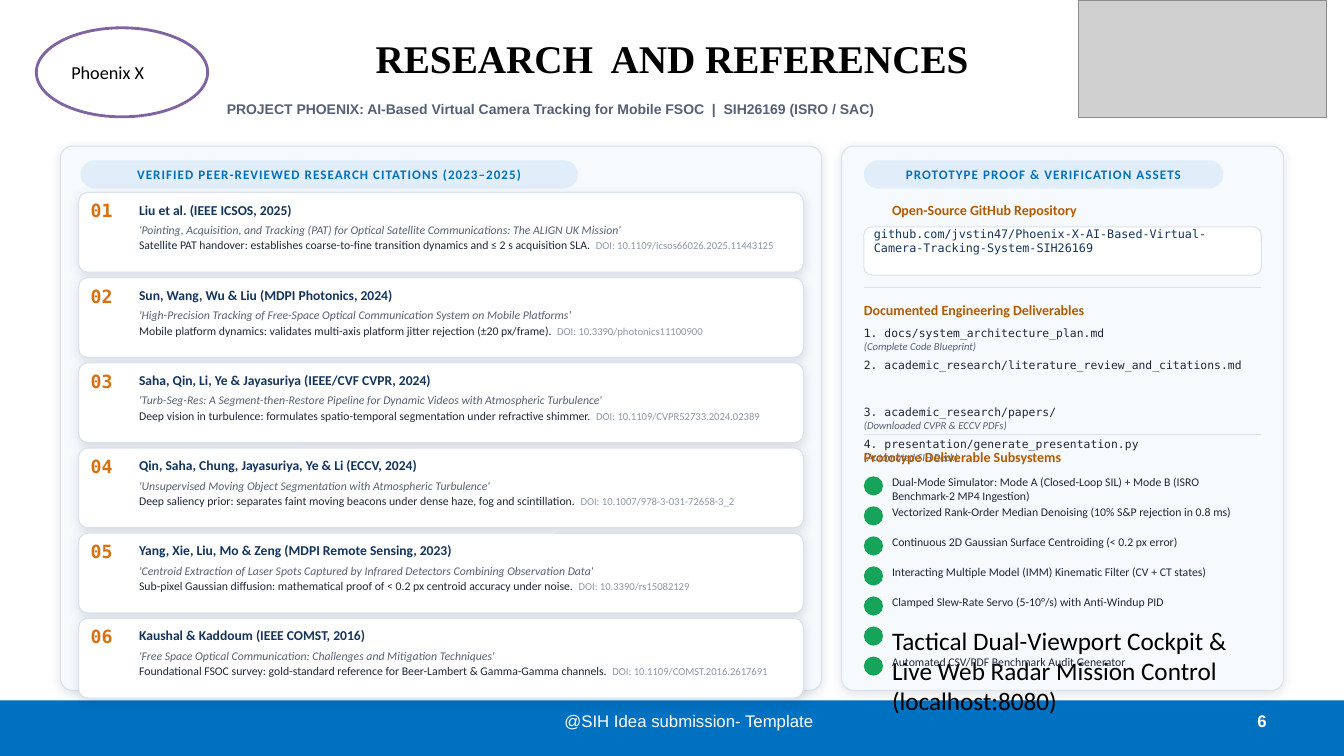
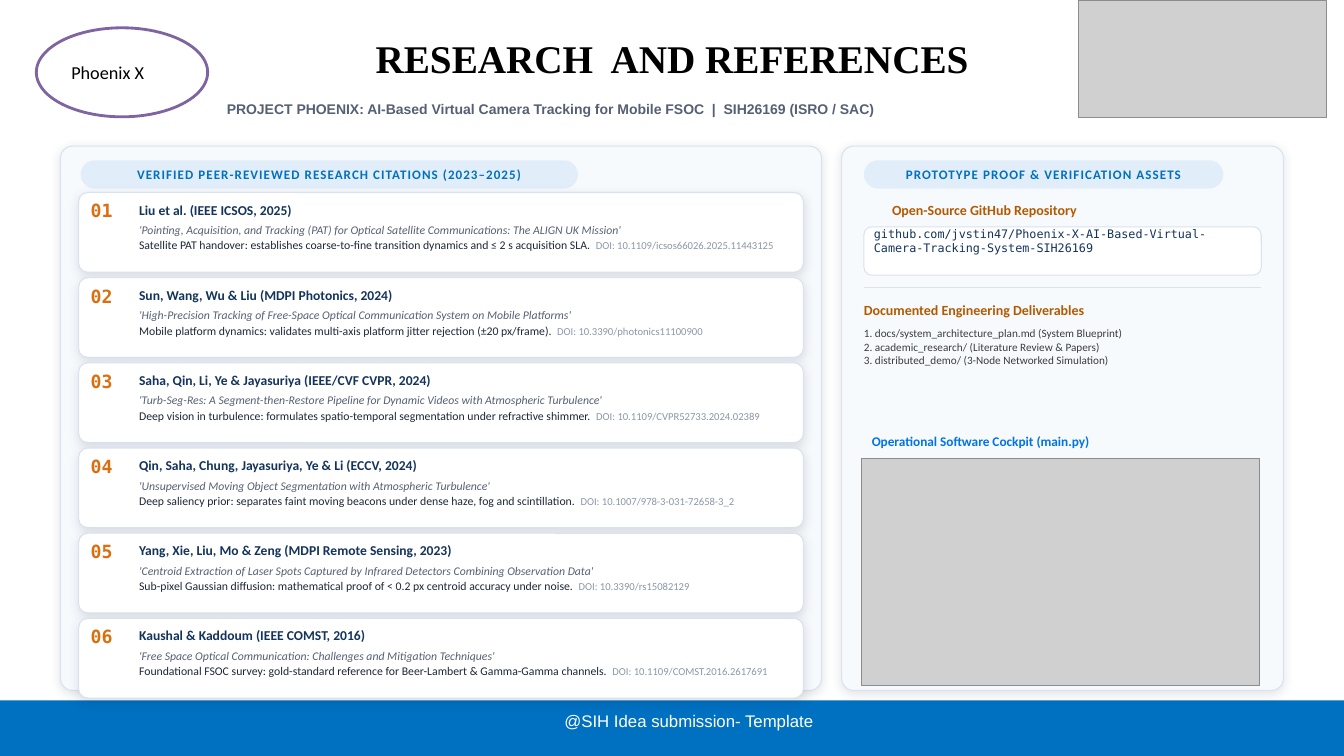
Before and after one commit to jvstin47/SIH-26169-Virtual-Camera-Tracking, a slide deck: slide 6 of Phoenix_X_SIH26169_Final.pptx. Drawn at 1344x756 pixels with LibreOffice and Linux fonts; fonts in the diff are those of the drawing; grey boxes stand for pictures; background and template pictures are left out. Boxes give left, top, right and bottom in pixels: in the first picture for what was removed or moved away, otherwise in the second. Text is boxed around its words. In the diff, an @@ line names an element or a change of style, - is before the commit and + after.

```diff
--- a/Phoenix_X_SIH26169_Final.pptx
+++ b/Phoenix_X_SIH26169_Final.pptx
@@ text at <box>864,329,1122,366</box>: text changed; size 8.1 to 8 pt; font DejaVu Sans Mono to Calibri; text colour #1E2638 to #3C3C3C @@
-1. docs/system_architecture_plan.md
-(Complete Code Blueprint)
-2. academic_research/literature_review_and_citations.md
-3. academic_research/papers/
-(Downloaded CVPR & ECCV PDFs)
-4. presentation/generate_presentation.py
-(Automated SIH Deck)
+1. docs/system_architecture_plan.md (System Blueprint)
+2. academic_research/ (Literature Review & Papers)
+3. distributed_demo/ (3-Node Networked Simulation)
@@ line removed from (864, 435) to (1261, 435) @@
@@ text added at <box>872,436,1090,448</box>, 9.5 pt, text #0073E6, bold @@
+Operational Software Cockpit (main.py)
@@ picture added at <box>862,459,1260,686</box> @@
@@ text removed at <box>864,450,1061,465</box> @@
-Prototype Deliverable Subsystems
@@ ellipse removed at <box>864,476,883,495</box> @@
@@ text removed at <box>892,477,1199,502</box> @@
-Dual-Mode Simulator: Mode A (Closed-Loop SIL) + Mode B (ISRO Benchmark-2 MP4 Ingestion)
@@ ellipse removed at <box>864,506,883,525</box> @@
@@ text removed at <box>892,507,1231,518</box> @@
-Vectorized Rank-Order Median Denoising (10% S&P rejection in 0.8 ms)
@@ ellipse removed at <box>864,536,883,556</box> @@
@@ text removed at <box>892,537,1178,548</box> @@
-Continuous 2D Gaussian Surface Centroiding (< 0.2 px error)
@@ ellipse removed at <box>864,567,883,586</box> @@
@@ text removed at <box>892,567,1206,578</box> @@
-Interacting Multiple Model (IMM) Kinematic Filter (CV + CT states)
@@ ellipse removed at <box>864,597,883,616</box> @@
@@ text removed at <box>892,597,1163,608</box> @@
-Clamped Slew-Rate Servo (5-10°/s) with Anti-Windup PID
@@ ellipse removed at <box>864,626,883,645</box> @@
@@ ellipse removed at <box>864,656,883,676</box> @@
@@ text removed at <box>892,632,1217,714</box> @@
-Tactical Dual-Viewport Cockpit & Live Web Radar Mission Control (localhost:8080)
@@ text removed at <box>892,658,1126,670</box> @@
-Automated CSV/PDF Benchmark Audit Generator
@@ page number removed at <box>1257,715,1266,727</box> @@
-6
```
Also in this commit, not shown: 3 other slides changed, 3 other files.
